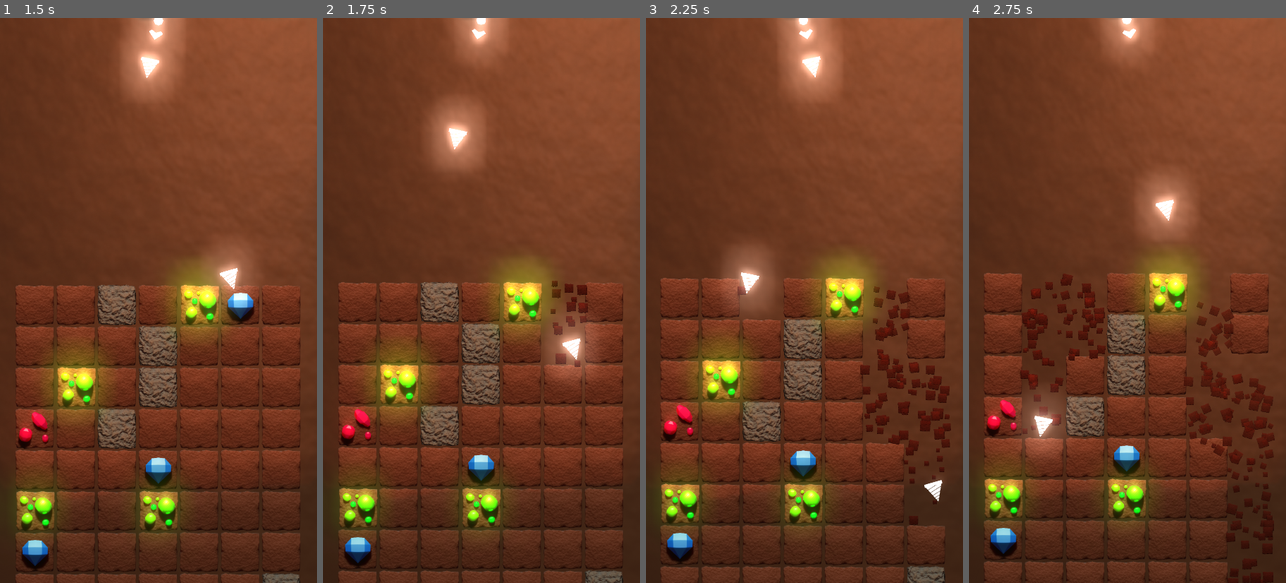
Above: before the commit, frames 1-4 (left to right).
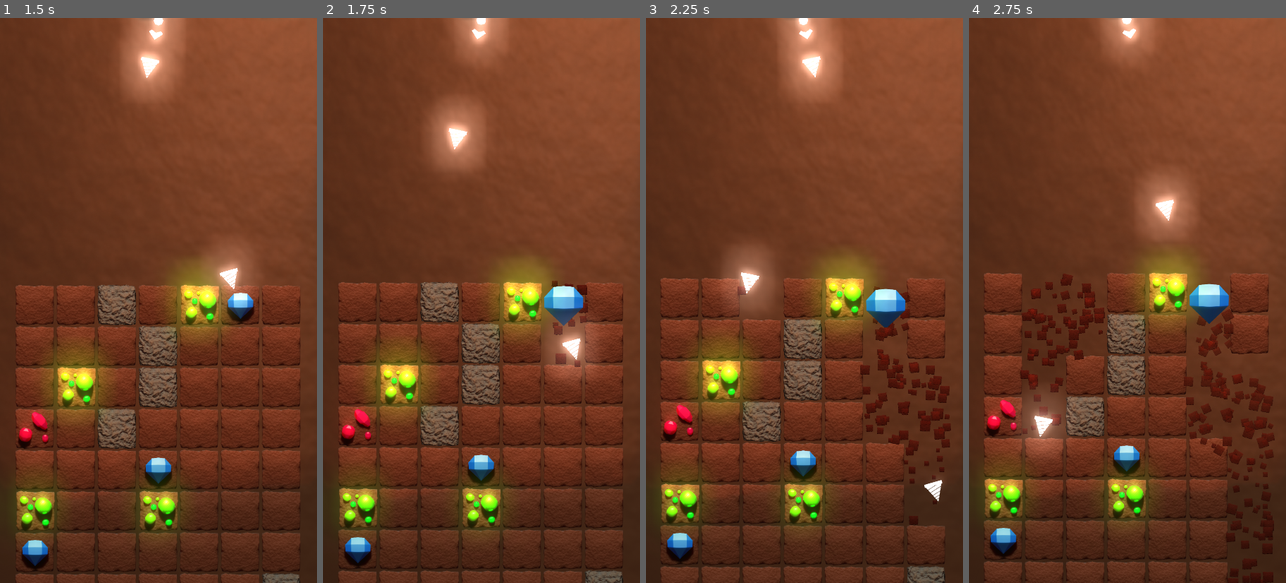
Above: after the commit, the same moments.

Repository: Maxic/arcade
Game: Godot game, scene res://main.tscn
Two runs of this game, one before a commit and one after it. Both use one fixed random seed, a clock stepped at 60 frames per second and the inputs below.
Inputs (mouse positions are in pixels of both pictures, inside the frame that each line leads up to):
- Up to frame 1 (1.5 s): move the mouse to (228, 272) at 0.52 s; click (228, 272) at 0.6 s; move the mouse to (95, 328) at 1.27 s; click (95, 328) at 1.35 s
- Up to frame 2 (1.75 s): no input
- Up to frame 3 (2.25 s): move the mouse to (836, 176) at 2.02 s; click (836, 176) at 2.1 s
- Up to frame 4 (2.75 s): no input

Frame 1 is identical in both runs. In frame 2, 0.6% of the frame differs, in the area x 69-83%, y 47-55%; in frame 3, 0.6%; in frame 4, 1.2%, in the area x 16-82%, y 47-61%.

Commit message:
Gem images and scenes

Diff:
--- /dev/null
+++ b/scenes/gem_diamond.tscn
@@ -0,0 +1,8 @@
+[gd_scene load_steps=3 format=2]
+
+[ext_resource path="res://assets/gem_diamond.png" type="Texture" id=1]
+[ext_resource path="res://script/gem_diamond.gd" type="Script" id=2]
+
+[node name="Sprite" type="Sprite"]
+texture = ExtResource( 1 )
+script = ExtResource( 2 )
--- /dev/null
+++ b/scenes/gem_emerald.tscn
@@ -0,0 +1,9 @@
+[gd_scene load_steps=3 format=2]
+
+[ext_resource path="res://assets/gem_emerald.png" type="Texture" id=1]
+[ext_resource path="res://script/gem_diamond.gd" type="Script" id=2]
+
+[node name="Sprite" type="Sprite"]
+position = Vector2( 0, -2.99664 )
+texture = ExtResource( 1 )
+script = ExtResource( 2 )
--- /dev/null
+++ b/scenes/gem_ruby.tscn
@@ -0,0 +1,8 @@
+[gd_scene load_steps=3 format=2]
+
+[ext_resource path="res://assets/gem_ruby.png" type="Texture" id=1]
+[ext_resource path="res://script/gem_diamond.gd" type="Script" id=2]
+
+[node name="Sprite" type="Sprite"]
+texture = ExtResource( 1 )
+script = ExtResource( 2 )
--- a/script/diamond_block.gd
+++ b/script/diamond_block.gd
@@ -2,6 +2,7 @@
 
 # particles
 var particles_scene = preload("res://scenes/dirt_block_particles.tscn")
+var gem_scene = preload("res://scenes/gem_diamond.tscn")
 
 func _ready():
 	add_to_group("blocks")
@@ -11,8 +12,11 @@
 		get_node("/root/main/shake_cam").trigger_shake = true
 
 		var particles = particles_scene.instance()
+		var gem = gem_scene.instance()
+		gem.position = Vector2(global_position.x + 70, global_position.y + 70)
 		particles.position = Vector2(global_position.x + 70, global_position.y + 70)
 		particles.emitting = true
 		get_parent().add_child(particles)
+		get_parent().add_child(gem)
 
 		queue_free()
--- /dev/null
+++ b/script/gem_diamond.gd
@@ -0,0 +1,21 @@
+extends Sprite
+
+
+# Declare member variables here. Examples:
+# var a = 2
+# var b = "text"
+var delta_sum = 0.0
+var t = 0.0
+
+# Called when the node enters the scene tree for the first time.
+func _ready():
+	pass # Replace with function body.
+
+
+func _process(delta):
+	delta_sum += delta
+	#if delta < 100:
+	global_position.y += (sin(delta_sum*5)/1.5)
+	if delta_sum > 1.5:
+		t += delta * 0.4
+		global_position = global_position.linear_interpolate(Vector2(0,0), t)
Not shown, added: assets/gem_diamond.png.import
Not shown, added: assets/gem_emerald.png.import
Not shown, added: assets/gem_ruby.png.import
